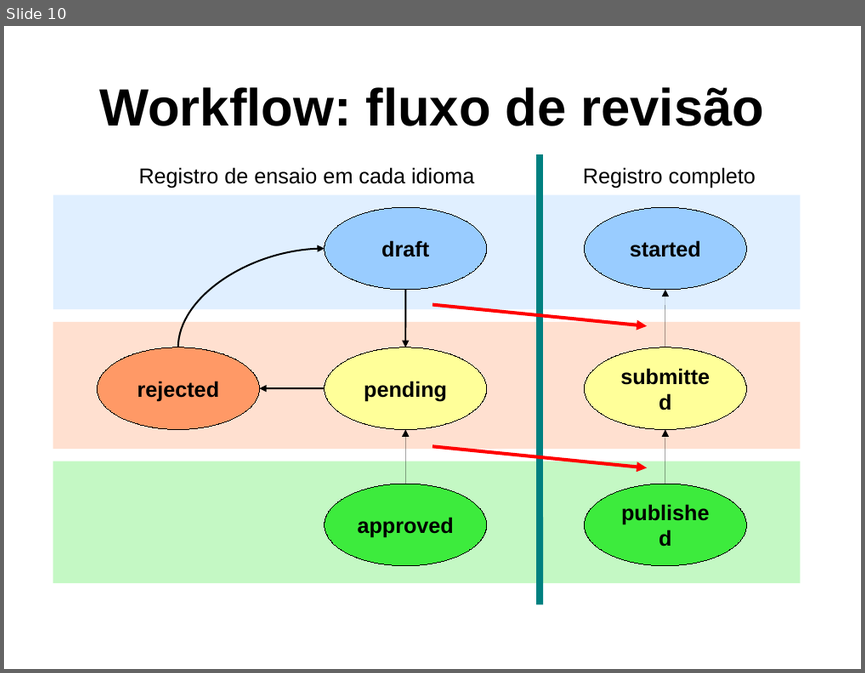
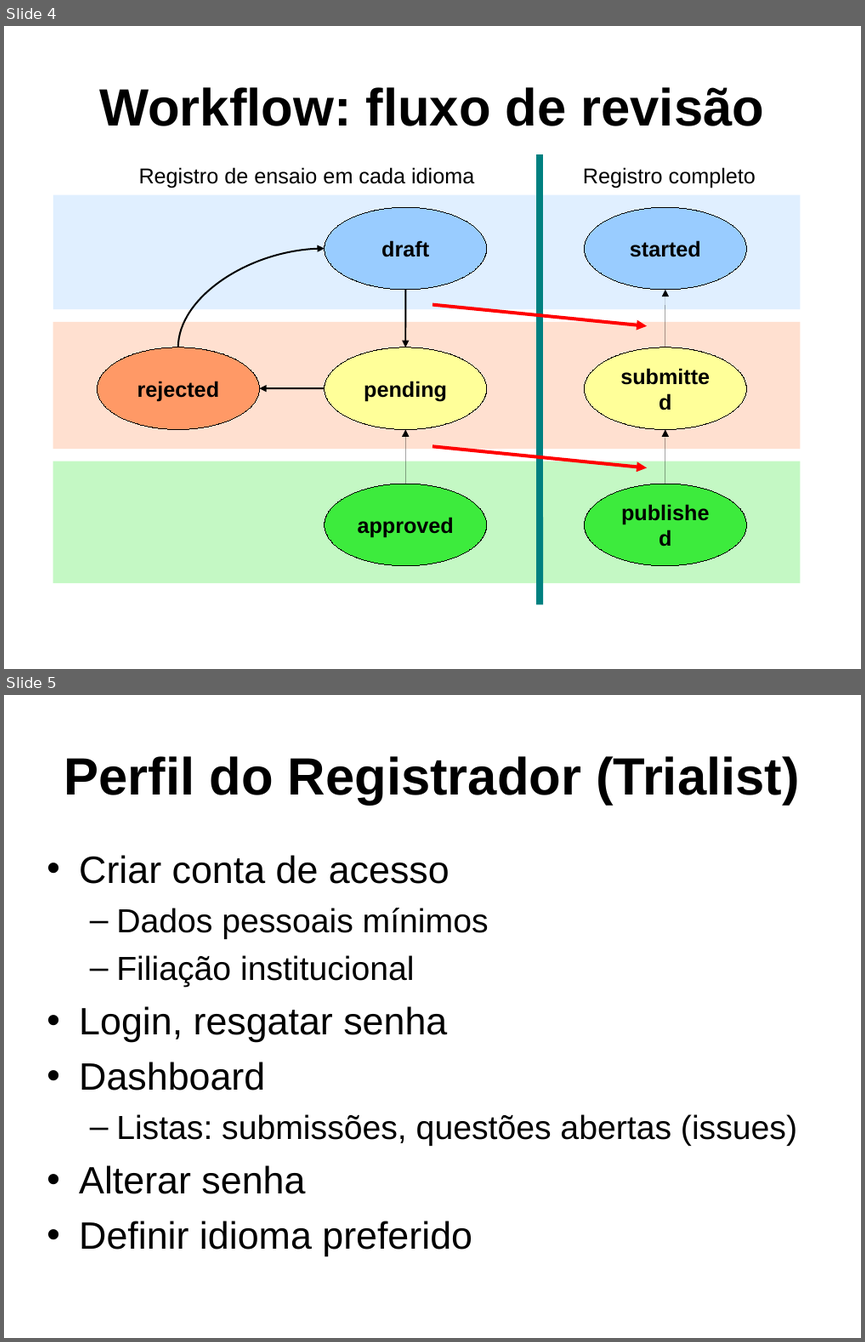
Before and after one commit to frac/opentrials, a slide deck: docs/fiocruz-2009-11.odp. Shown one above the other, each under a label of ours: slide 10 before the commit, slides 4 and 5 after it. The pictures are 865x673 and 865x1342 pixels, drawn with LibreOffice and Linux fonts; fonts in the diff are those of the drawing; background and template pictures are left out. Boxes give left, top, right and bottom in pixels: in the first picture for what was removed or moved away, otherwise in the second. Text is boxed around its words. In the diff, an @@ line names an element or a change of style, - is before the commit and + after.

```diff
--- a/docs/fiocruz-2009-11.odp
+++ b/docs/fiocruz-2009-11.odp
@@ slide 5 added at [4,695,861,1338], background picture (left out) @@
@@ title added at [64,756,799,805], 44 pt, text #000000, bold @@
+Perfil do Registrador (Trialist)
@@ text added at [79,855,797,1256], 28 pt, text #000000 @@
+• Criar conta de acesso
+  – Dados pessoais mínimos
+  – Filiação institucional
+• Login, resgatar senha
+• Dashboard
+  – Listas: submissões, questões abertas (issues)
+• Alterar senha
+• Definir idioma preferido
@@ what was slide 10 is now slide 4 @@
```
Also in this commit, not shown: 2 slides changed, 5 other slides added, 6 slides removed, 2 other files.
